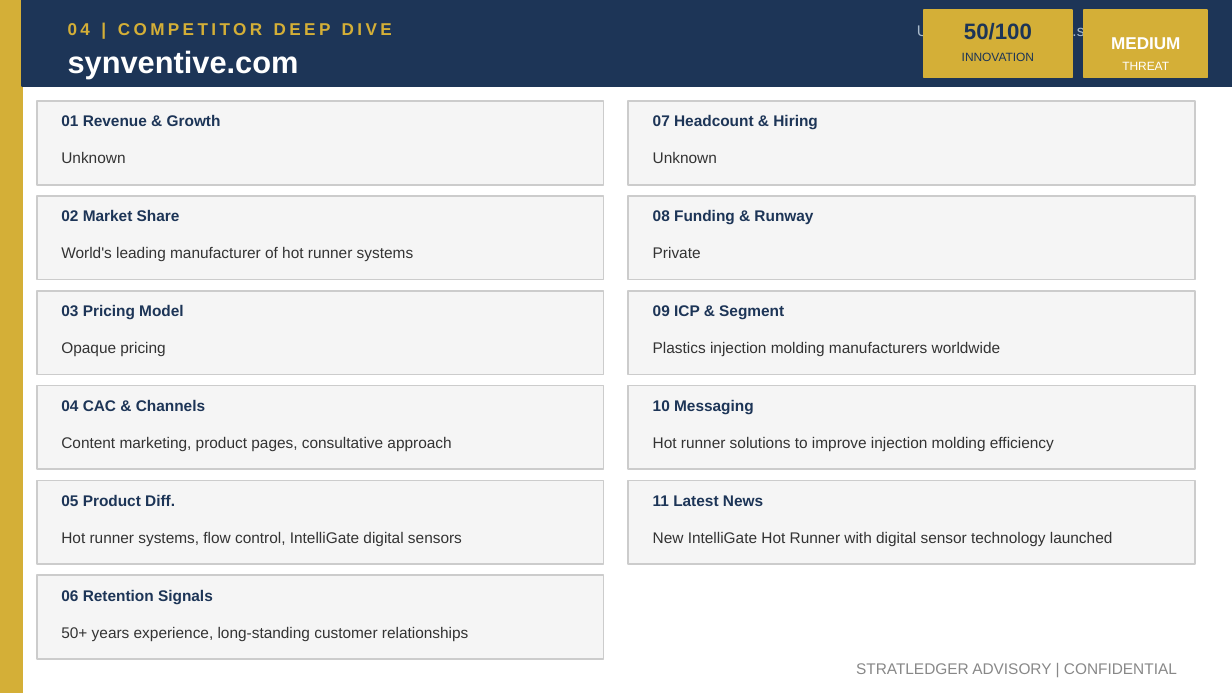
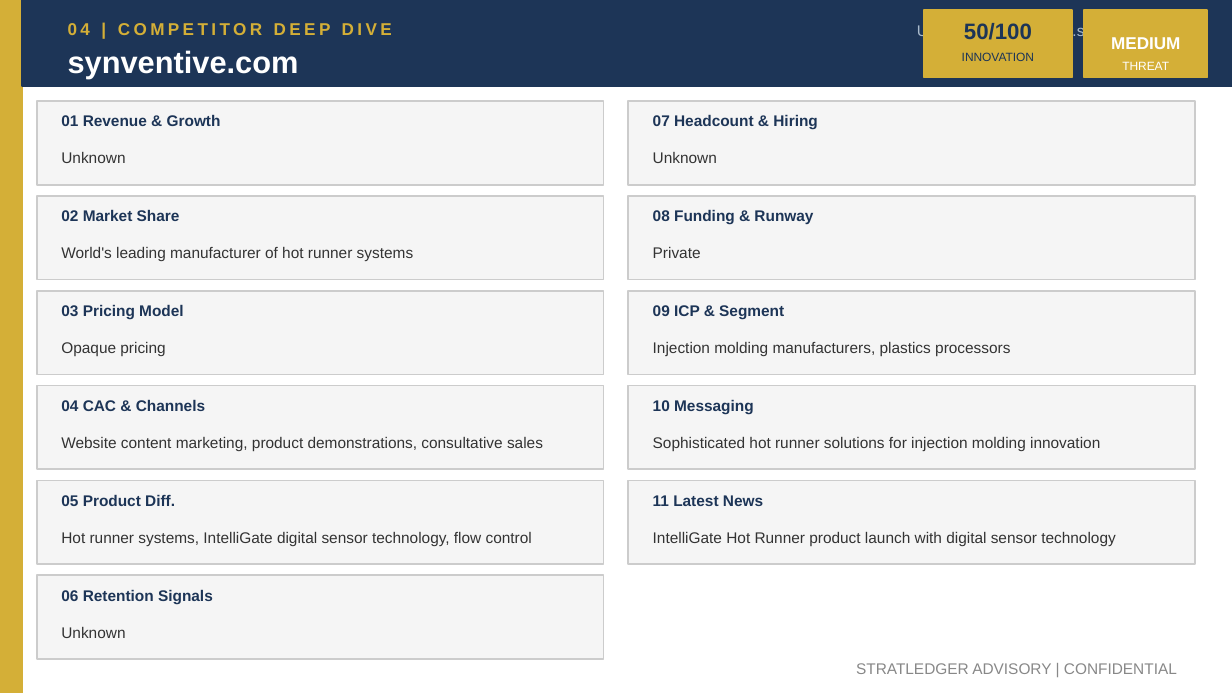
Before and after one commit to apexmakeshop-dot/droplet-commands, a slide deck: slide 8 of mesh_bioplastics_CI_Report.pptx. Drawn at 1232x693 pixels with LibreOffice and Linux fonts; fonts in the diff are those of the drawing. Boxes give left, top, right and bottom in pixels: in the first picture for what was removed or moved away, otherwise in the second. Text is boxed around its words. In the diff, an @@ line names an element or a change of style, - is before the commit and + after.

```diff
--- a/mesh_bioplastics_CI_Report.pptx
+++ b/mesh_bioplastics_CI_Report.pptx
@@ text at [653, 342, 1010, 356]: text changed @@
-Plastics injection molding manufacturers worldwide
+Injection molding manufacturers, plastics processors
@@ text at [61, 437, 543, 451]: text changed @@
-Content marketing, product pages, consultative approach
+Website content marketing, product demonstrations, consultative sales
@@ text at [653, 437, 1100, 451]: text changed @@
-Hot runner solutions to improve injection molding efficiency
+Sophisticated hot runner solutions for injection molding innovation
@@ text at [61, 532, 532, 546]: text changed @@
-Hot runner systems, flow control, IntelliGate digital sensors
+Hot runner systems, IntelliGate digital sensor technology, flow control
@@ text at [653, 532, 1115, 546]: text changed @@
-New IntelliGate Hot Runner with digital sensor technology launched
+IntelliGate Hot Runner product launch with digital sensor technology
@@ text at [61, 627, 125, 638]: text changed @@
-50+ years experience, long-standing customer relationships
+Unknown
```
Also in this commit, not shown: 4 other slides changed.
